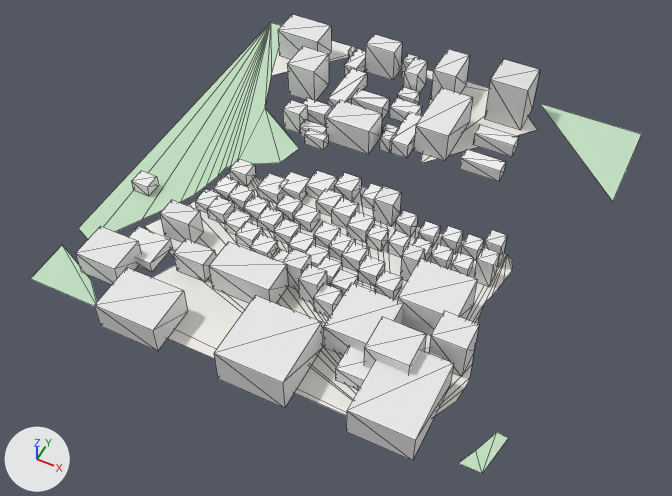
The glTF model white-model-six-districts/chunks/117_113_mid.glb as it was, and as the next commit left it.
One viewpoint serves both versions: a 50 mm lens placed at (-949.0, -6406.0, 733.0), pointed at (-1247.0, -5811.0, -11.0). Every picture has the same lights, and +X, +Y and +Z are marked at lower left. The first picture is the older version. Mesh edges are drawn as thin lines. Vertices at exactly the same position are counted once.

Script lines for the objects in view, before the commit:
```python
me_mesh_0 = bpy.data.meshes.new('Mesh_0')
me_mesh_0.from_pydata(...)  # 787 vertices, 949 faces; spans x -1500.0..-1000.0, y -6018.0..-5500.0, z 3.0..62.0
me_mesh_0.materials.append(mat_material_0)
ob_mesh_0 = bpy.data.objects.new('Mesh_0', me_mesh_0)
ob_mesh_0.location = (0.0, 0.0, 0.0)
```
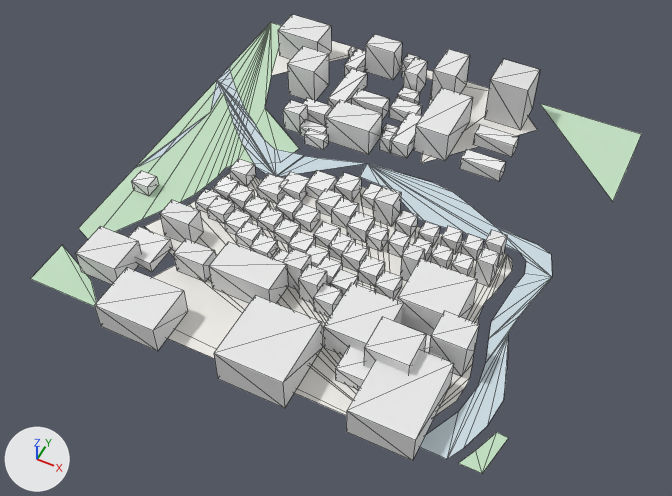
What differs and where, as boxes [x1, y1, x2, y2] in the pictures (672 x 496 px):
part 1 of me_mesh_0, added
    after: [278, 156, 552, 459]
part 2 of me_mesh_0, added
    after: [217, 69, 304, 176]
part 3 of me_mesh_0, reshaped
    before: [265, 23, 362, 104]
    after: [135, 23, 362, 168]

Patch to the scene script:
```diff
--- a/white-model-six-districts/chunks/117_113_mid.glb.py
+++ b/white-model-six-districts/chunks/117_113_mid.glb.py
@@ me_mesh_0 @@
 # used by ob_mesh_0; location = (0.0, 0.0, 0.0)
-me_mesh_0.from_pydata(...)  # 787 vertices, 949 faces; spans x -1500.0..-1000.0, y -6018.0..-5500.0, z 3.0..62.0
+me_mesh_0.from_pydata(...)  # 854 vertices, 1006 faces; spans x -1500.0..-1000.0, y -6018.0..-5500.0, z 3.0..62.0
+# me_mesh_0 part 1: a new loose piece of 39 vertices spanning x -1350.0..-1021.0, y -6000.0..-5686.0, z 3.0, in mat_material_0
+# me_mesh_0 part 2: a new loose piece of 19 vertices spanning x -1500.0..-1337.0, y -5758.0..-5612.0, z 4.0, in mat_material_0
+# me_mesh_0 part 3
+# 4 faces are deleted
+# 9 vertices are added at x -1500.0..-1474.0, y -5819.0..-5603.0, z 4.0
+# 8 new faces join them
 me_mesh_0.materials.append(mat_material_0)
```
